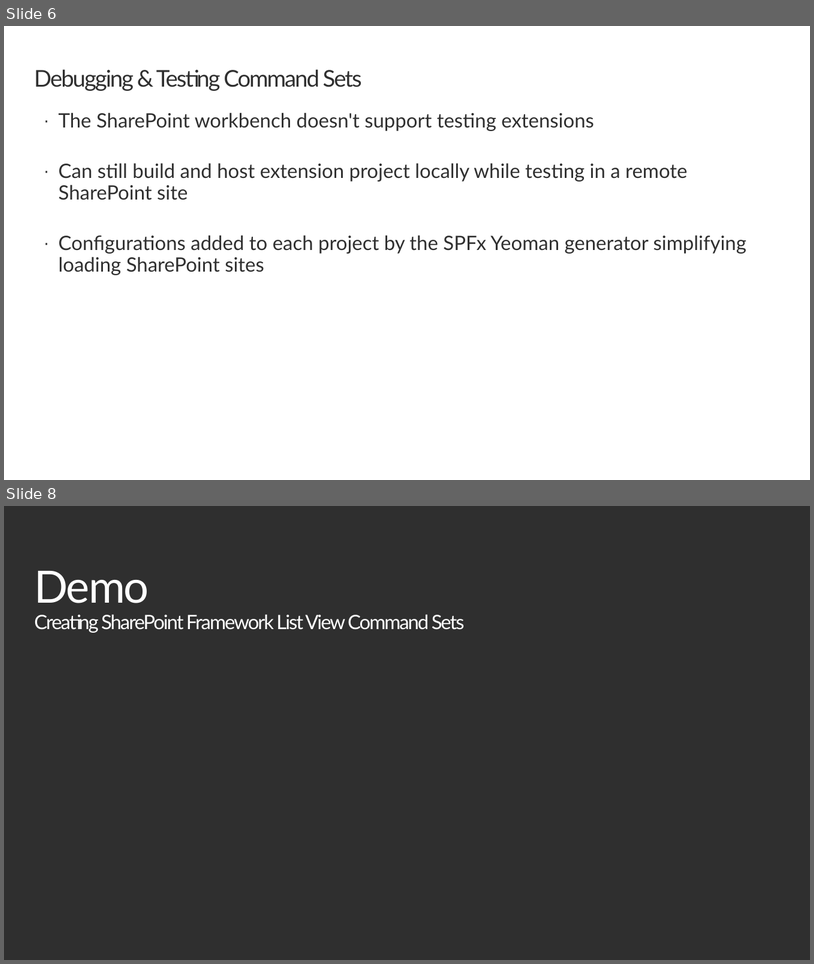
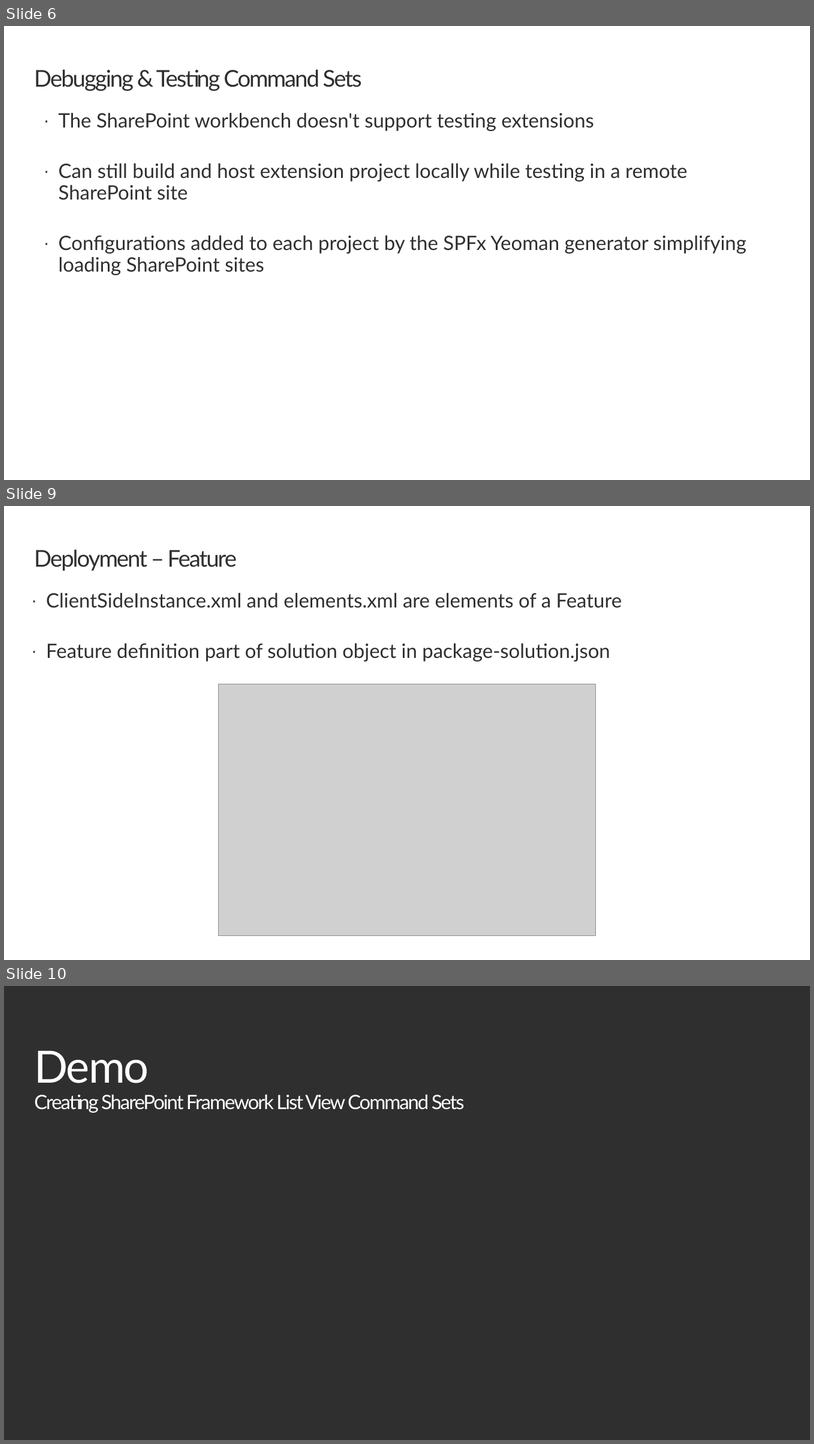
Before and after one commit to SharePoint/sp-dev-training-spfx-extensions, a slide deck: 03 commandset.pptx. Shown one above the other, each under a label of ours: slides 6 and 8 before the commit, slides 6, 9 and 10 after it; the slides between them are not shown. The pictures are 814x964 and 814x1444 pixels, drawn with LibreOffice and Linux fonts; fonts in the diff are those of the drawing; grey boxes stand for pictures; background and template pictures are left out. Boxes give left, top, right and bottom in pixels: in the first picture for what was removed or moved away, otherwise in the second. Text is boxed around its words. In the diff, an @@ line names an element or a change of style, - is before the commit and + after.

```diff
--- a/03 commandset.pptx
+++ b/03 commandset.pptx
@@ slide 9 added at [4,506,810,960], background #FFFFFF @@
@@ title added at [34,549,237,571], 28 pt, text #2F2F2F @@
+Deployment – Feature
@@ text added at [46,592,623,661], 24 pt, text #2F2F2F @@
+· ClientSideInstance.xml and elements.xml are elements of a Feature
+· Feature definition part of solution object in package-solution.json
@@ picture added at [219,684,596,935] @@
@@ what was slide 8 is now slide 10 @@
```
Also in this commit, not shown: 1 slide changed, 1 other slide added, 27 other files.
